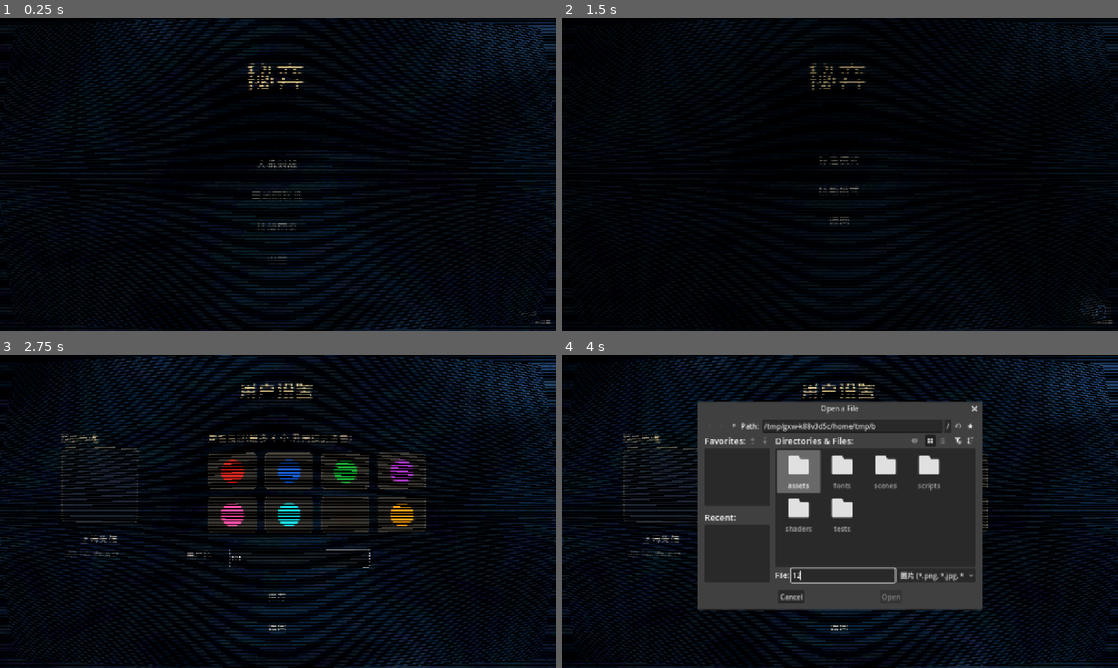
Above: before the commit, frames 1-4 (two rows, left to right).
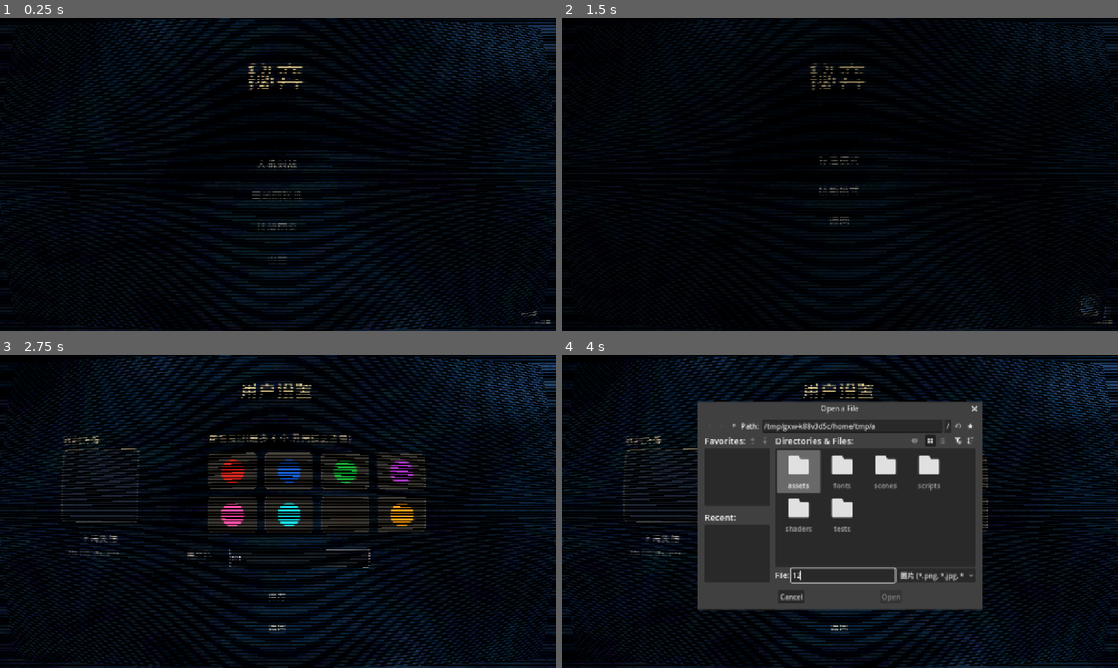
Above: after the commit, the same moments.

Repository: Lurongshika/ChessGame
Game: Godot game, scene res://scenes/main.tscn
Same seed, same stepped clock (60 frames per second), same inputs: the game is played once before the commit and once after it.
Inputs (mouse positions are in pixels of both pictures, inside the frame that each line leads up to):
- Up to frame 1 (0.25 s): no input
- Up to frame 2 (1.5 s): click "人机对战" at 0.5 s; click (1101, 312) at 1.27 s
- Up to frame 3 (2.75 s): click (300, 558) at 2.02 s; type "12" at 2.1 s
- Up to frame 4 (4 s): click "上传头像" at 2.75 s; click (845, 574) at 3.52 s; type "12" at 3.6 s

The runs differ from the first frame. In frame 1, less than 0.1% of the frame differs, in the area x 44-97%, y 14-98%; in frame 2, less than 0.1%; in frame 3, 0.4%, in the area x 11-77%, y 9-68%; in frame 4, 0.3%.

Commit message:
修复 CRT 曲率重影:原始画面与效果层同坐标采样

Diff:
--- a/shaders/crt.gdshader
+++ b/shaders/crt.gdshader
@@ -16,12 +16,11 @@
 	uv = (uv - 0.5) * 2.0;
 	vec2 offset = abs(uv.yx) / vec2(max(curve_val, 1.0), max(curve_val, 1.0));
 	uv = uv + uv * offset * offset;
-	uv = uv * 1.0;  // 缩放(1.0 不额外缩放)
 	uv = (uv / 2.0) + 0.5;
 	return uv;
 }
 
-// CRT 主体:色散 + 模糊 + 扫描线 + 暗角
+// CRT 主体:色散 + 模糊 + 扫描线 + 暗角(在采样坐标上计算)
 vec3 crt_color(vec2 crt_uv) {
 	// 色散:RGB 通道微偏移(边缘更明显)
 	float dist = distance(crt_uv, vec2(0.5));
@@ -62,15 +61,17 @@
 	vec2 uv = UV;
 	vec2 crt_uv = curve(uv);
 
-	// 原始画面(无效果)
-	vec3 raw = texture(screen_texture, uv).rgb;
-	vec3 eff;
+	// 采样坐标:raw 与 eff 必须一致,否则弯曲画面与原始画面叠加出现重影
+	vec2 s_uv = crt_uv;
 	// 弯曲后超出屏幕:回退到原始 UV(边缘不裁切,仅中部弯曲)
 	if (crt_uv.x < 0.0 || crt_uv.x > 1.0 || crt_uv.y < 0.0 || crt_uv.y > 1.0) {
-		eff = crt_color(uv);
-	} else {
-		eff = crt_color(crt_uv);
+		s_uv = uv;
 	}
-	// 效果强度:0 = 完全关闭 CRT,1 = 完全应用
+
+	// 原始画面(与 eff 同一采样坐标,避免重影;保留弯曲,无扫描线等效果)
+	vec3 raw = texture(screen_texture, s_uv).rgb;
+	// 完整 CRT 效果
+	vec3 eff = crt_color(s_uv);
+	// 效果强度:0 = 仅保留曲率(无扫描线/色散/提亮),1 = 完整效果
 	COLOR = vec4(mix(raw, eff, strength), 1.0);
 }
